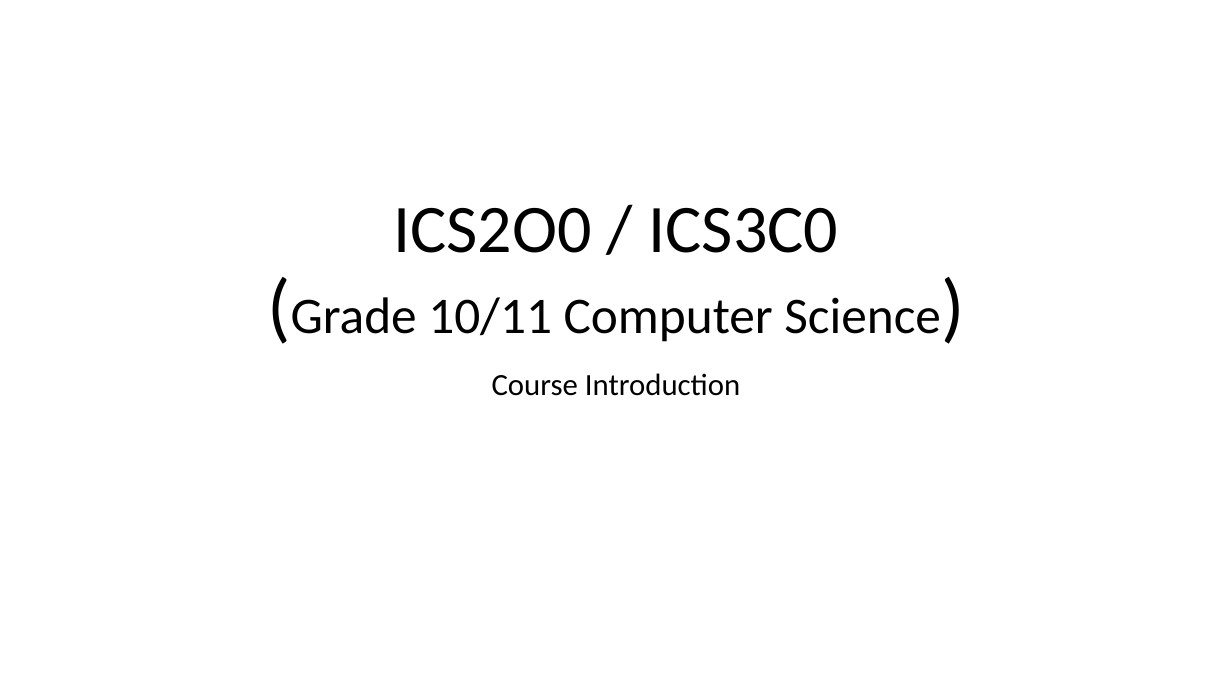
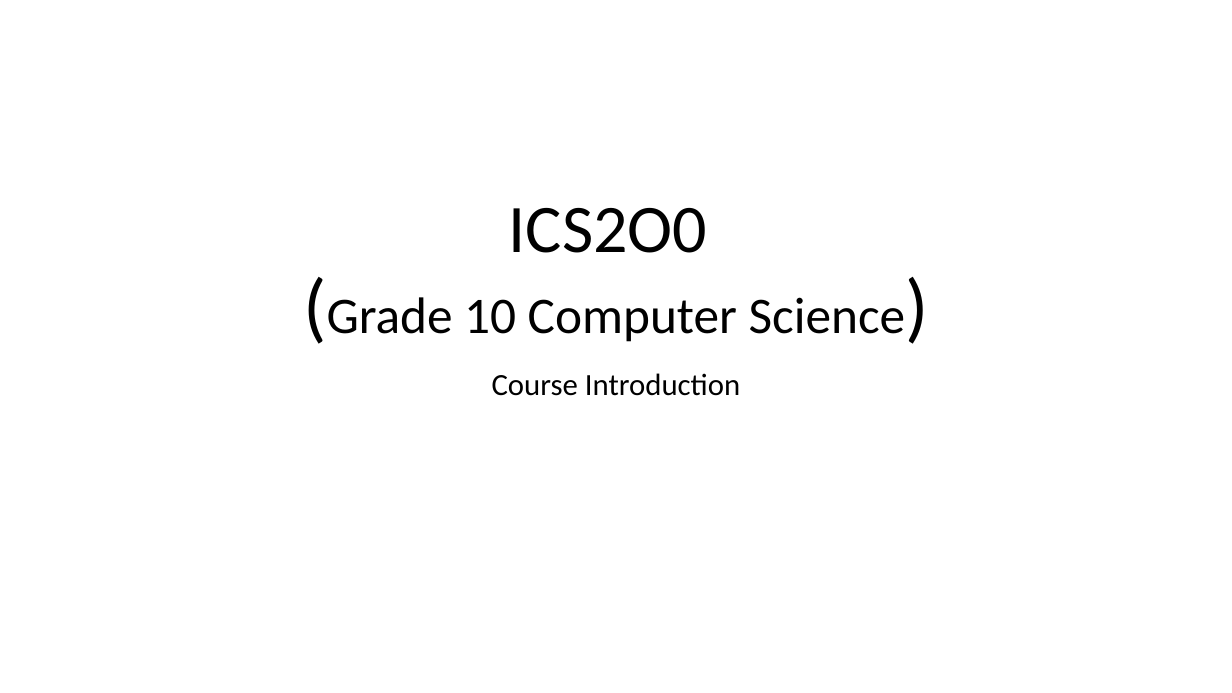
Before and after one commit to optimalcore/ICS2O0, a slide deck: slide 1 of Course Introduction.pptx. Drawn at 1232x693 pixels with LibreOffice and Linux fonts; fonts in the diff are those of the drawing. Boxes give left, top, right and bottom in pixels: in the first picture for what was removed or moved away, otherwise in the second. Text is boxed around its words. In the diff, an @@ line names an element or a change of style, - is before the commit and + after.

```diff
--- a/Course Introduction.pptx
+++ b/Course Introduction.pptx
@@ title at [327, 208, 906, 342]: text changed @@
-ICS2O0 / ICS3C0
-(Grade 10/11 Computer Science)
+ICS2O0
+(Grade 10 Computer Science)
```
Also in this commit, not shown: 2 other files.
